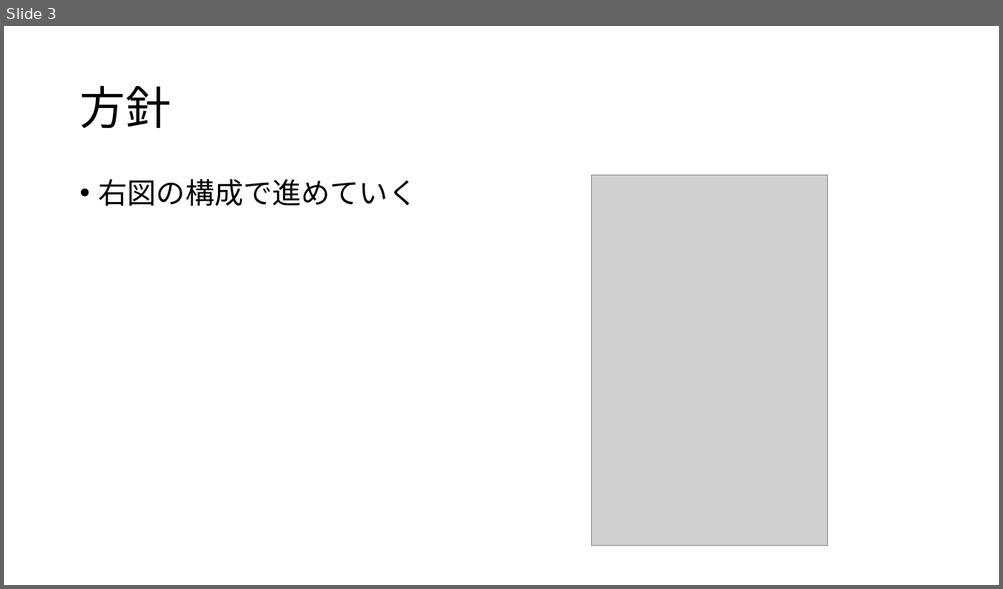
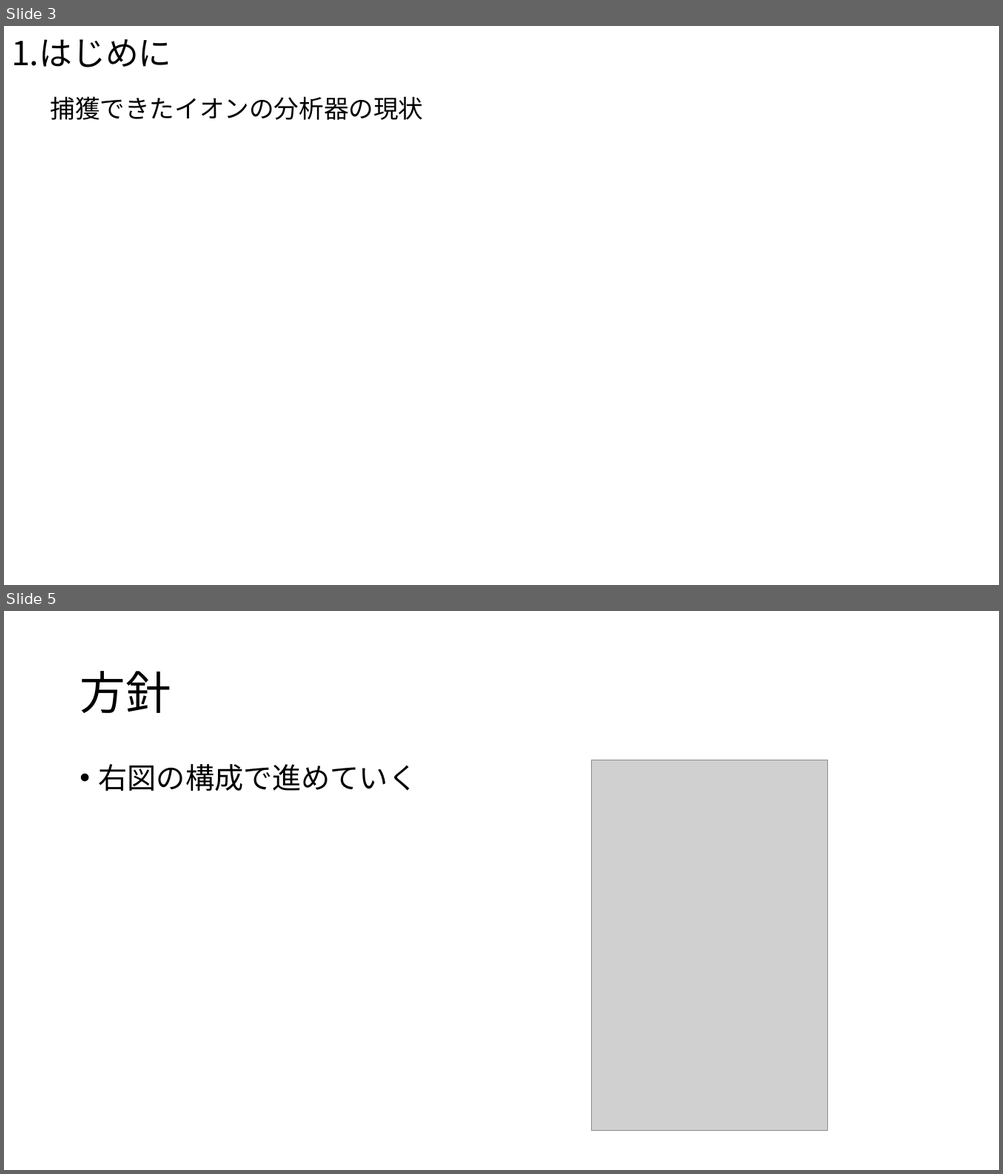
Before and after one commit to Takeuchi-yuya/Ksimulation, a slide deck: docs/中間発表.pptx. Shown one above the other, each under a label of ours: slide 3 before the commit, slides 3 and 5 after it; the slides between them are not shown. The pictures are 1003x589 and 1003x1174 pixels, drawn with LibreOffice and Linux fonts; fonts in the diff are those of the drawing; grey boxes stand for pictures. Boxes give left, top, right and bottom in pixels: in the first picture for what was removed or moved away, otherwise in the second. Text is boxed around its words. In the diff, an @@ line names an element or a change of style, - is before the commit and + after.

```diff
--- a/docs/中間発表.pptx
+++ b/docs/中間発表.pptx
@@ slide 3 added at (4,26,999,585), background #FFFFFF @@
@@ title added at (11,39,172,67), 32 pt, text #000000 @@
+1.はじめに
@@ text added at (50,96,423,120), 24 pt, text #000000 @@
+捕獲できたイオンの分析器の現状
@@ what was slide 3 is now slide 5 @@
```
Also in this commit, not shown: 3 slides changed, 1 other slide added, 1 other file.
